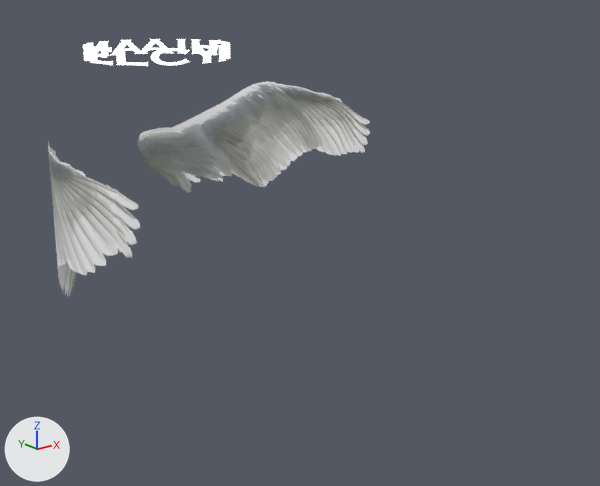
The glTF model model/Angel.glb: old version first, new version second.
Rendered twice from a 50 mm lens placed at (-5.81, -9.56, 2.71), pointed at (0.92, -1.16, -0.65). Arrows for +X, +Y and +Z are at lower left; the lights stay in place. Where no turn or scale is listed for an object, it has been applied to the vertices.

In view in the first picture: 'jw.psd.3', 'wwwwww', 'yo.3'.
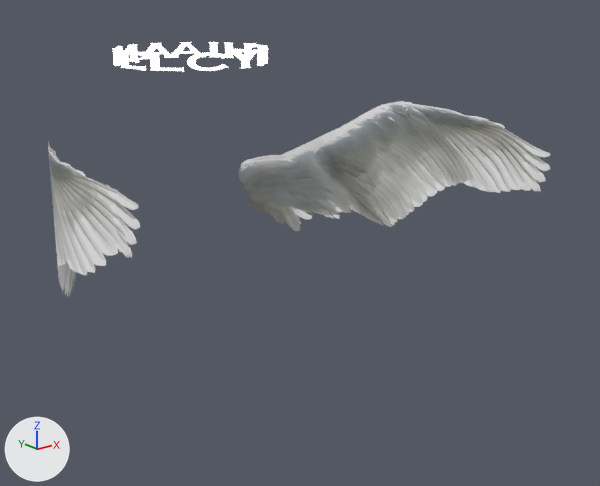
What the commit changed:
Object 'yo.3' (ob_yo_3) moves from (1.15, 3.76, -0.48) to (1.15, 0.59, -0.48).
Object 'wwwwww' (ob_wwwwww) moves from (0.0, 0.87, 1.76) to (0.0, -0.01, 1.76).

Pixel boxes (x1, y1, x2, y2) of what changed, in the pictures (600 x 486 px):
'yo.3', moved: before (138, 81, 370, 192); after (239, 101, 551, 231)
'wwwwww', moved: before (83, 39, 231, 66); after (112, 42, 268, 72)
